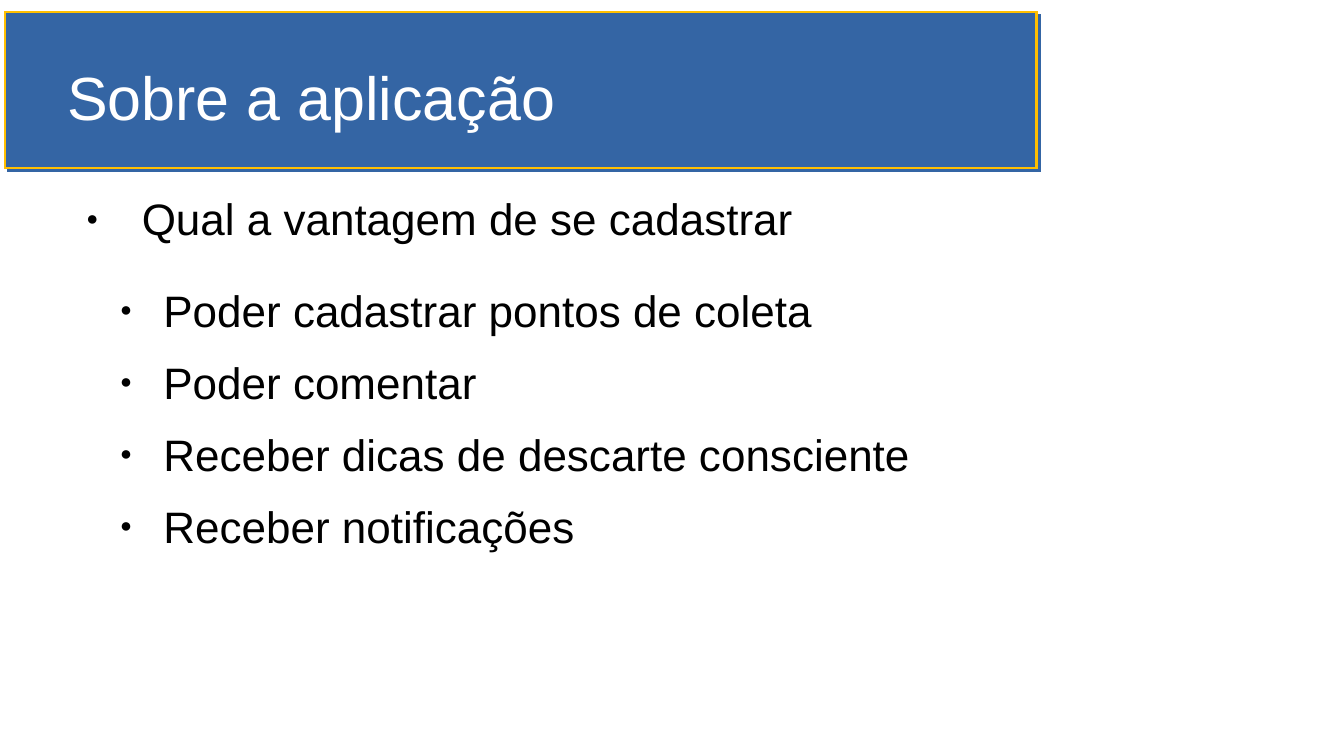
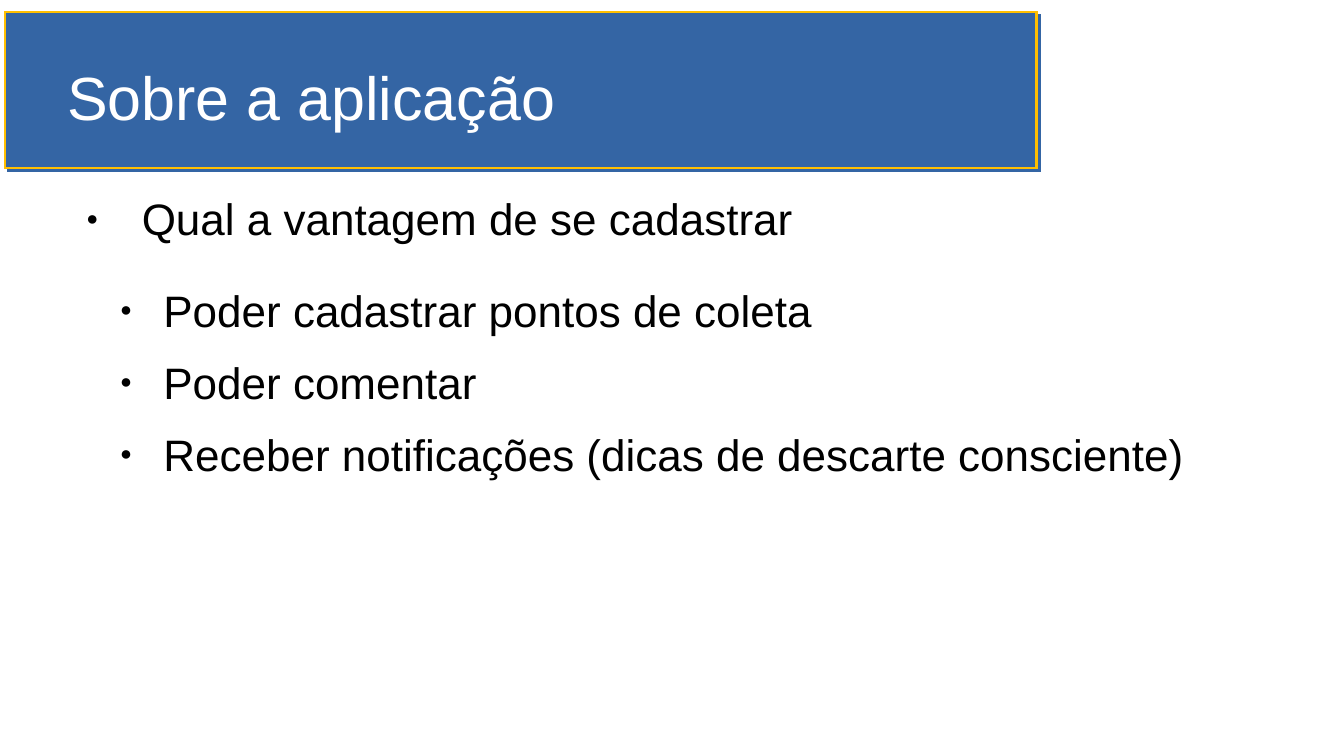
Before and after one commit to MBA-Impacta/mvp-coleta-consciente-descricao, a slide deck: slide 9 of SlidesMVP.odp (slide 10 before the commit). Drawn at 1344x756 pixels with LibreOffice and Linux fonts; fonts in the diff are those of the drawing. Boxes give left, top, right and bottom in pixels: in the first picture for what was removed or moved away, otherwise in the second. Text is boxed around its words. In the diff, an @@ line names an element or a change of style, - is before the commit and + after.

```diff
--- a/SlidesMVP.odp
+++ b/SlidesMVP.odp
@@ text at [163,439,1183,480]: text changed @@
-  ● Receber dicas de descarte consciente
-  ● Receber notificações
+  ● Receber notificações (dicas de descarte consciente)
```
Also in this commit, not shown: 1 slide removed.
